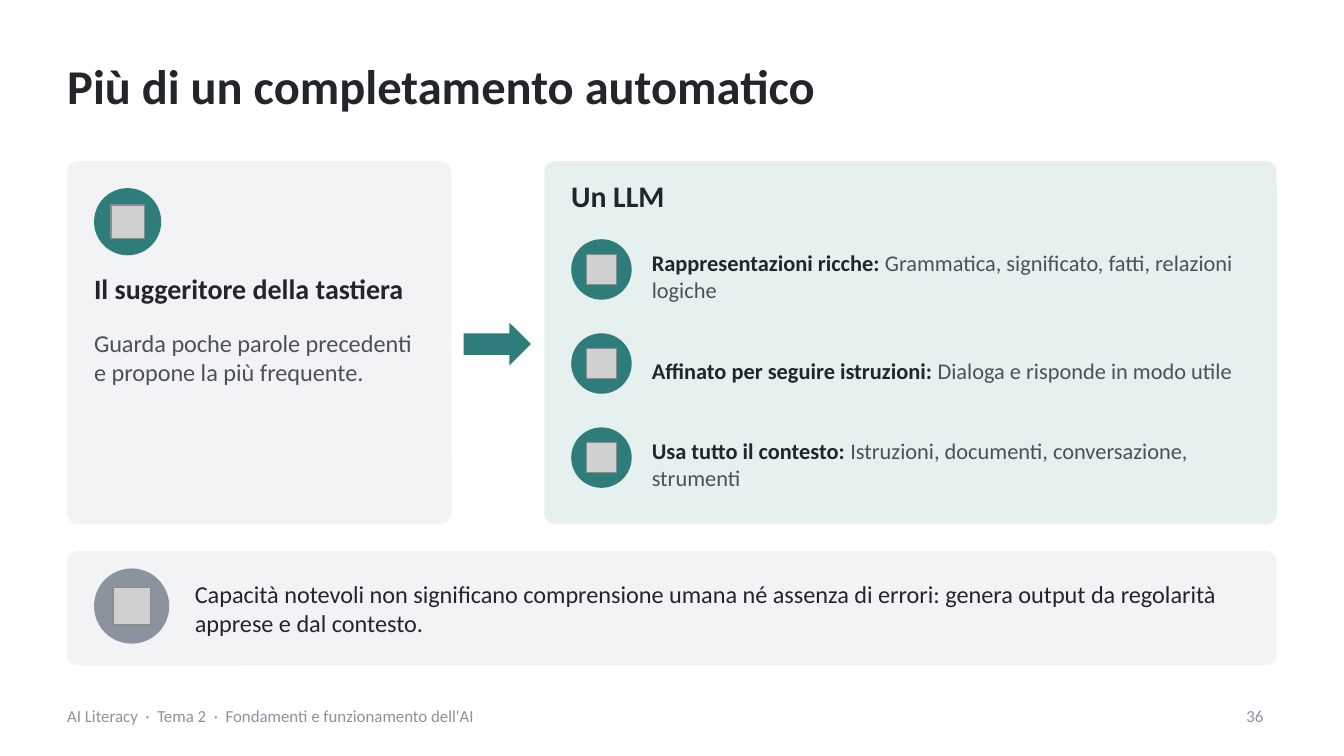
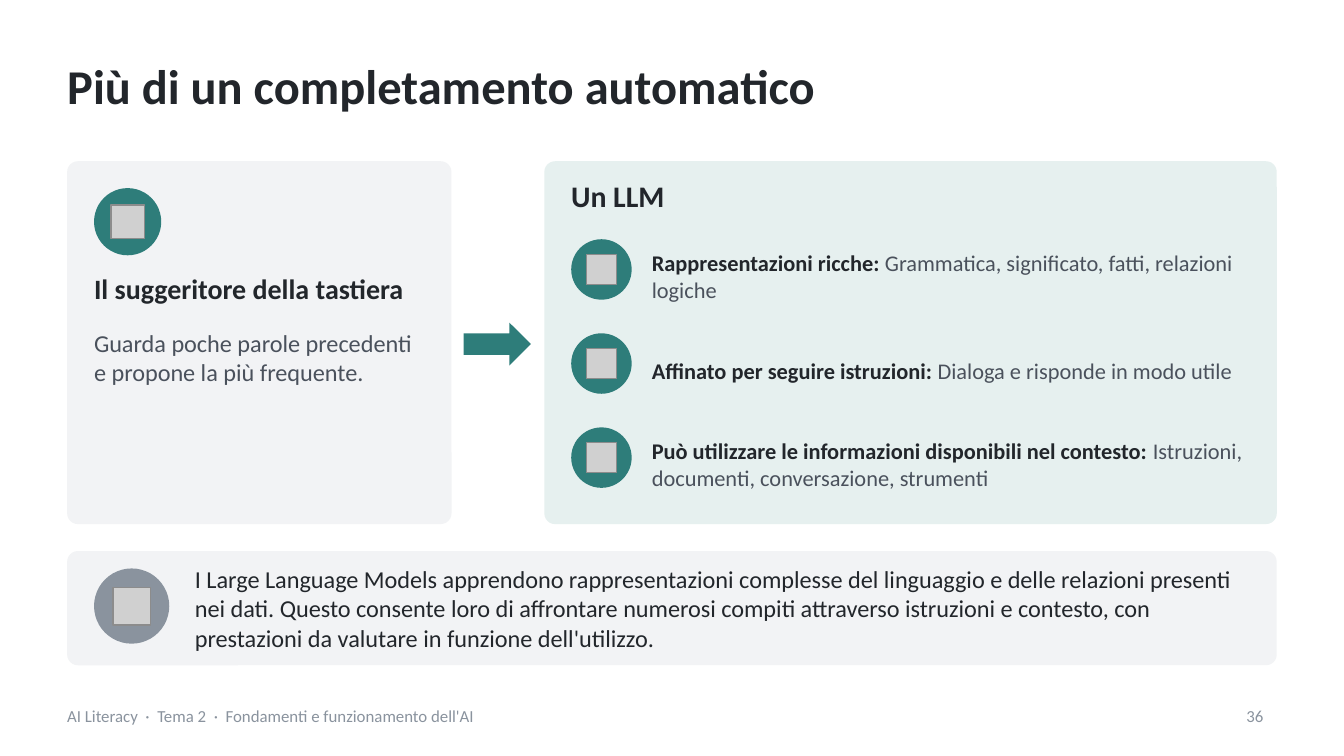
Before and after one commit to NetAi-IT/Formazione-AI-Literacy-Official, a slide deck: slide 36 of Base/Tema2_Fondamenti_e_funzionamento_AI.pptx. Drawn at 1344x756 pixels with LibreOffice and Linux fonts; fonts in the diff are those of the drawing; grey boxes stand for pictures. Boxes give left, top, right and bottom in pixels: in the first picture for what was removed or moved away, otherwise in the second. Text is boxed around its words. In the diff, an @@ line names an element or a change of style, - is before the commit and + after.

```diff
--- a/Base/Tema2_Fondamenti_e_funzionamento_AI.pptx
+++ b/Base/Tema2_Fondamenti_e_funzionamento_AI.pptx
@@ text at (652, 443, 1242, 489): text changed; text colour #4A515C to #22262B; bold on @@
-Usa tutto il contesto: Istruzioni, documenti, conversazione, strumenti
+Può utilizzare le informazioni disponibili nel contesto: Istruzioni, documenti, conversazione, strumenti
@@ text at (195, 571, 1230, 651): text changed @@
-Capacità notevoli non significano comprensione umana né assenza di errori: genera output da regolarità apprese e dal contesto.
+I Large Language Models apprendono rappresentazioni complesse del linguaggio e delle relazioni presenti nei dati. Questo consente loro di affrontare numerosi compiti attraverso istruzioni e contesto, con prestazioni da valutare in funzione dell'utilizzo.
```
Also in this commit, not shown: 41 other slides changed, 2 other files.
